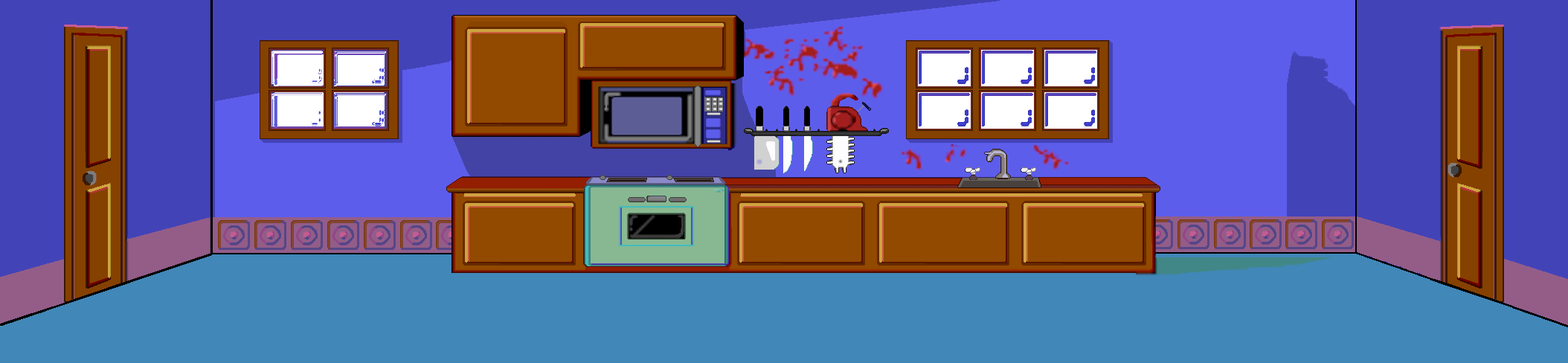
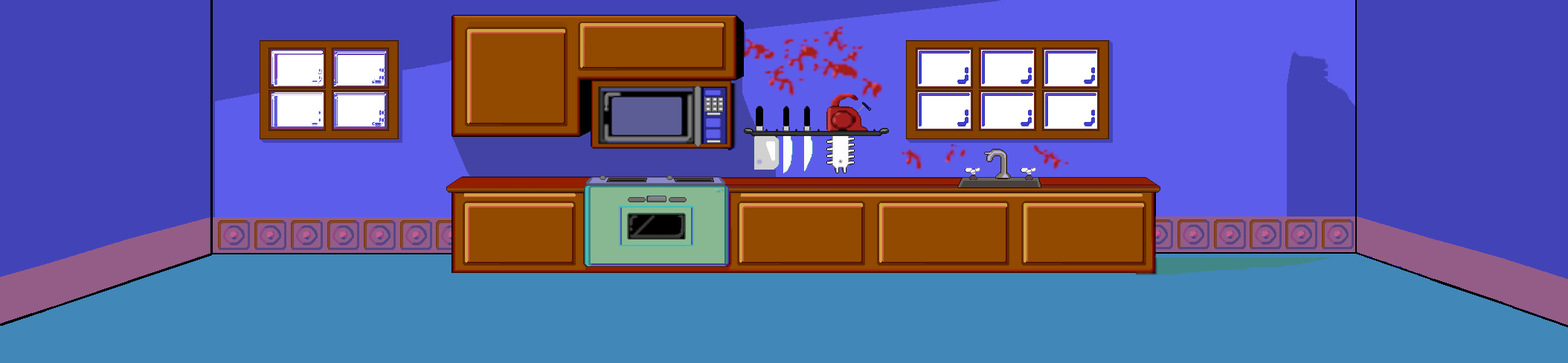
Layers edited between the first and the second 1568px x 363px image:
painted on "Pasted Layer #1" over 52, 24, 1505, 302
